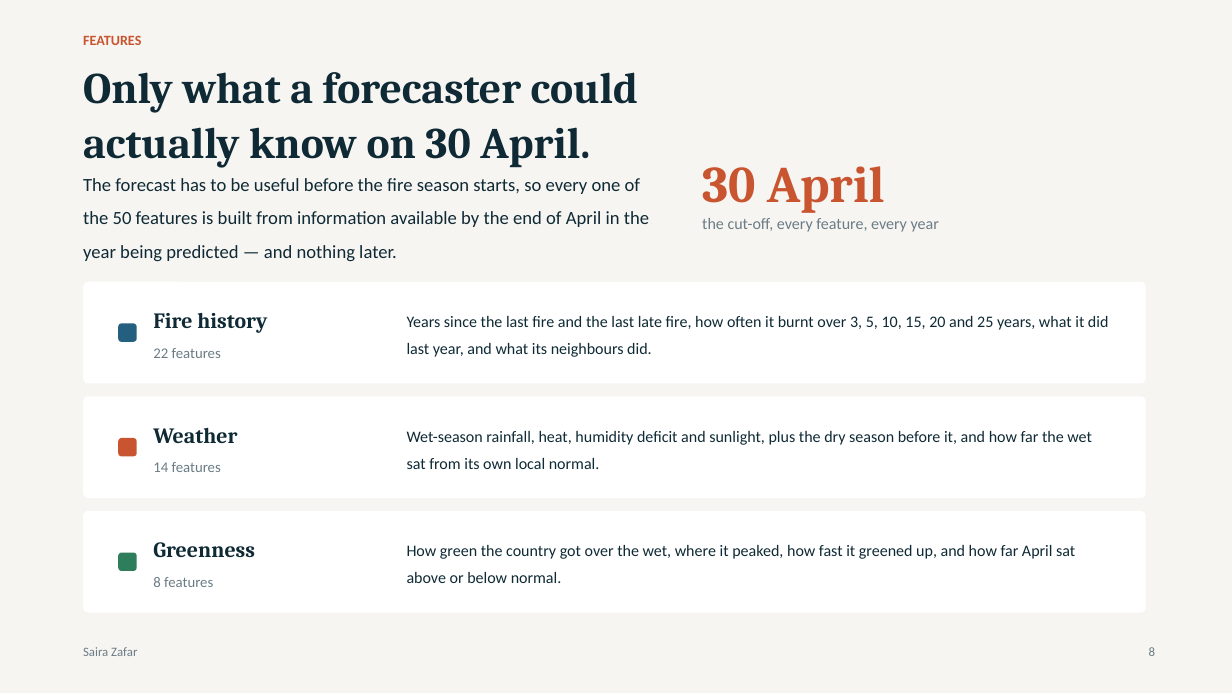
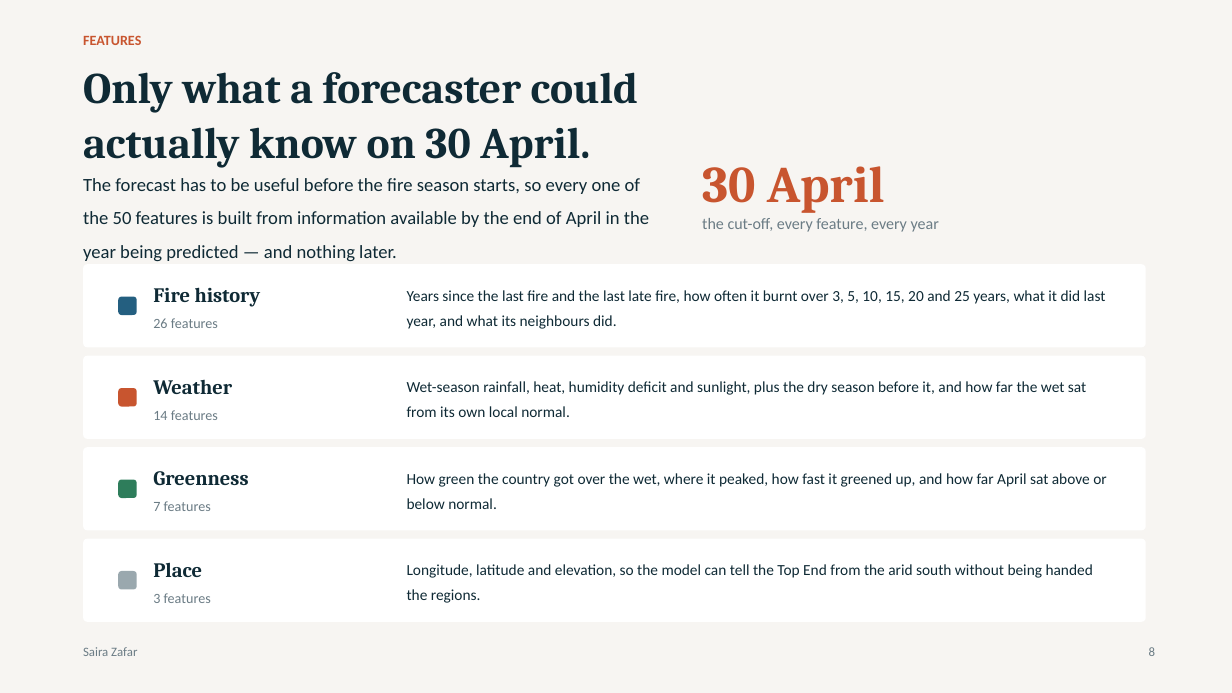
Before and after one commit to harshrastogii/PYRANTIS, a slide deck: slide 8 of reports/PYRANTIS_presentation.pptx. Drawn at 1232x693 pixels with LibreOffice and Linux fonts; fonts in the diff are those of the drawing. Boxes give left, top, right and bottom in pixels: in the first picture for what was removed or moved away, otherwise in the second. Text is boxed around its words. In the diff, an @@ line names an element or a change of style, - is before the commit and + after.

Commit message:
correct three claims the audit caught
The feature families on slide 8 said 22/14/8, which is neither the real split
nor 50: it is 26 fire history, 14 weather, 7 greenness and 3 that place the
square. The CNN sat 0.048 below the benchmark, not 0.086 -- that figure was its
gap to the LSTM. And the third ablation run adds long memory and elevation
alongside greenness, so the bar is now labelled for all three, with the
ledger's isolated greenness gain of +0.029 quoted beside it.

```diff
--- a/reports/PYRANTIS_presentation.pptx
+++ b/reports/PYRANTIS_presentation.pptx
@@ rounded rectangle: place and size @@
-rounded rectangle at box(83, 282, 1146, 384)
+rounded rectangle at box(83, 264, 1146, 348)
@@ rounded rectangle: place and size @@
-rounded rectangle at box(118, 323, 137, 342)
+rounded rectangle at box(118, 297, 137, 315)
@@ text "Fire history": place and size @@
-text "Fire history" at box(153, 313, 267, 333)
+text "Fire history" at box(153, 287, 261, 307)
@@ text "Years since the last fire ...": place and size @@
-text "Years since the last fire ..." at box(407, 316, 1109, 357)
+text "Years since the last fire ..." at box(407, 290, 1106, 329)
@@ text at box(153, 318, 218, 328): text changed; size 11.5 to 11 pt @@
-22 features
+26 features
@@ rounded rectangle added at box(83, 356, 1146, 439), fill #FFFFFF @@
@@ rounded rectangle: place and size @@
-rounded rectangle at box(118, 438, 137, 457)
+rounded rectangle at box(118, 388, 137, 407)
@@ text "Weather": place and size @@
-text "Weather" at box(153, 428, 237, 443)
+text "Weather" at box(153, 380, 232, 394)
@@ text "Wet-season rainfall, heat, humidity deficit ...": place and size @@
-text "Wet-season rainfall, heat, humidity deficit ..." at box(407, 431, 1092, 469)
+text "Wet-season rainfall, heat, humidity deficit ..." at box(407, 381, 1086, 417)
@@ text "14 features": place and size @@
-text "14 features" at box(153, 462, 221, 472)
+text "14 features" at box(153, 410, 218, 420)
@@ text "14 features" at box(153, 410, 218, 420): size 11.5 to 11 pt @@
@@ rounded rectangle: place and size @@
-rounded rectangle at box(83, 396, 1146, 498)
+rounded rectangle at box(83, 447, 1146, 531)
@@ size 17 to 16 pt in 3 elements at box(153, 287, 261, 307), box(153, 380, 232, 394), box(153, 471, 248, 486) @@
@@ text "Greenness": place and size @@
-text "Greenness" at box(153, 542, 255, 558)
+text "Greenness" at box(153, 471, 248, 486)
@@ size 12.5 to 12 pt; line spacing 1.4 to 1.36 in 3 elements at box(407, 290, 1106, 329), box(407, 381, 1086, 417), box(407, 473, 1106, 509) @@
@@ text "How green the country got ...": place and size @@
-text "How green the country got ..." at box(407, 545, 1075, 583)
+text "How green the country got ..." at box(407, 473, 1106, 509)
@@ rounded rectangle: place and size @@
-rounded rectangle at box(118, 553, 137, 571)
+rounded rectangle at box(118, 480, 137, 498)
@@ text added at box(153, 501, 211, 511), 11 pt, text #6B7C85 @@
+7 features
@@ rounded rectangle: place and size @@
-rounded rectangle at box(83, 511, 1146, 613)
+rounded rectangle at box(83, 539, 1146, 622)
@@ text added at box(153, 562, 202, 577), 16 pt, text #0F2A35, bold @@
+Place
@@ text added at box(407, 564, 1093, 603), 12 pt, text #0F2A35 @@
+Longitude, latitude and elevation, so the model can tell the Top End from the arid south without being handed the regions.
@@ rounded rectangle added at box(118, 571, 137, 590), fill #9AA8AE @@
@@ text at box(153, 593, 211, 603): text changed; size 11.5 to 11 pt @@
-8 features
+3 features
```
Also in this commit, not shown: 2 other slides changed, 8 other files.
